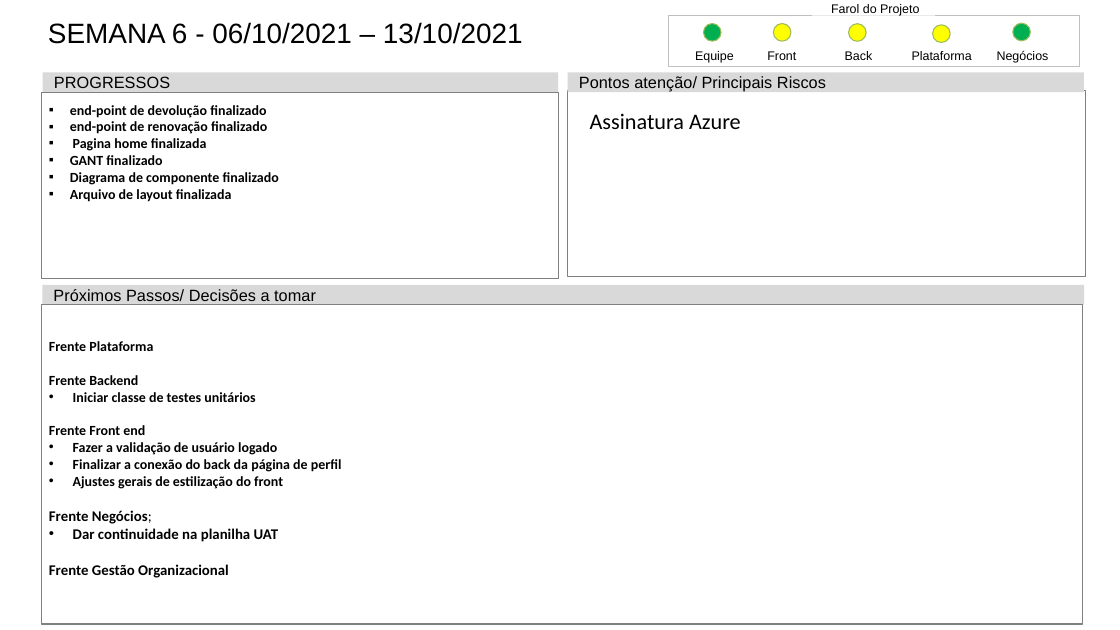
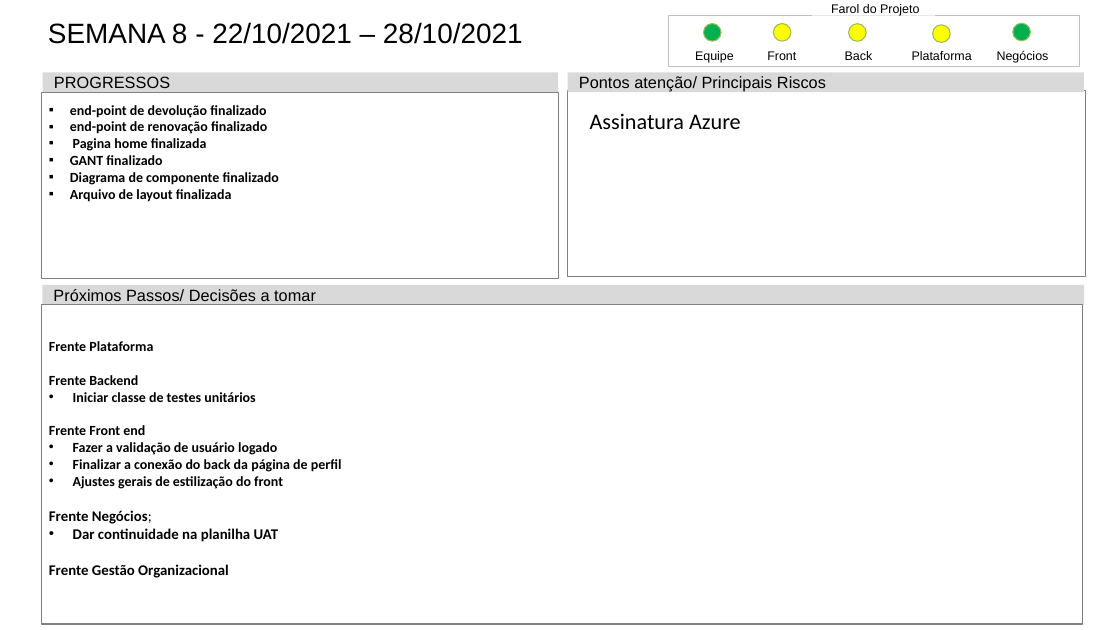
Before and after one commit to Luis-Silva80/grupo05-adsa, a slide deck: slide 11 of Documentação/EngenhariaDeSoftware/Mod_Status_Report-PI20202.pptx. Drawn at 1120x630 pixels with LibreOffice and Linux fonts; fonts in the diff are those of the drawing. Boxes give left, top, right and bottom in pixels: in the first picture for what was removed or moved away, otherwise in the second. Text is boxed around its words. In the diff, an @@ line names an element or a change of style, - is before the commit and + after.

```diff
--- a/Documentação/EngenhariaDeSoftware/Mod_Status_Report-PI20202.pptx
+++ b/Documentação/EngenhariaDeSoftware/Mod_Status_Report-PI20202.pptx
@@ title at (48,22,523,44): text changed @@
-SEMANA 6 - 06/10/2021 – 13/10/2021
+SEMANA 8 - 22/10/2021 – 28/10/2021
```
Also in this commit, not shown: 1 other slide changed, 2 slides added.
